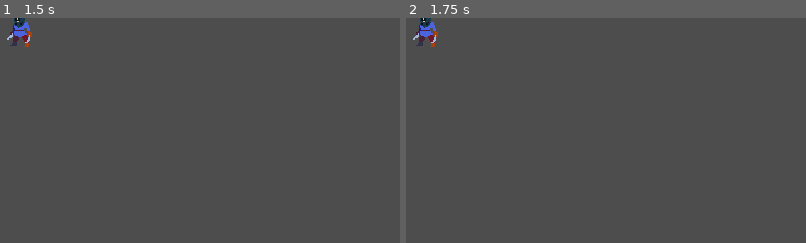
Above: before the commit, frames 1-2 (left to right).
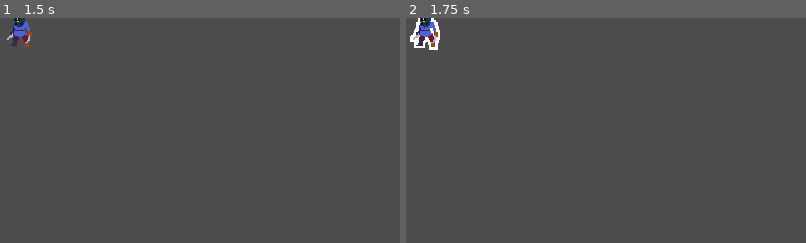
Above: after the commit, the same moments.

Repository: Brunosimoesorlandelli/singleplayer-autobattler
Game: Godot game, scene res://scenes/unit/unit.tscn
The game is run twice, just before and just after one commit, with the same random seed, the same clock (stepped at 60 frames per second) and the same inputs. This scene is started directly instead of the project's main scene.
Inputs (mouse positions are % of the whole screen's width and height, from its top left):
- Up to frame 1 (1.5 s): tap Enter at 0.5 s; move the mouse to (72, 45) at 0.52 s; press the mouse at (72, 45) at 0.53 s; release the mouse at (72, 45) at 1.25 s; tap Space at 1.25 s; drag from (30, 55) to (2, 2) at 1.27 s
- Up to frame 2 (1.75 s): no input
The pictures show only the part of the screen within x 0-50%, y 0-50%; the shares and areas given below are measured in that part.

Frame 1 is identical in both runs. In frame 2, 0.4% of the frame differs, in the area x 1-9%, y 0-15%.
Error before the commit: Invalid access to property or key 'region_rect' on a base object of type 'null instance'. (res://scenes/unit/unit.gd:19)

Commit message:
Day 2
- Drag and Drop
- Highlight Outline

Diff:
--- /dev/null
+++ b/dndautobattler/assets/shaders/2d_outline.gdshader
@@ -0,0 +1,18 @@
+shader_type canvas_item;
+
+uniform vec3 line_colour: source_color = vec3(1.0);
+uniform int line_thickness: hint_range(0, 10) = 1;
+uniform sampler2D screen_texture : hint_screen_texture, repeat_disable, filter_nearest;
+
+void fragment() {
+	vec2 size = SCREEN_PIXEL_SIZE * float(line_thickness);
+	float line_alpha = 0.0;
+	for (float i = -size.x; i <= size.x; i += SCREEN_PIXEL_SIZE.x) {
+		for (float j = -size.y; j <= size.y; j += SCREEN_PIXEL_SIZE.y) {
+			line_alpha += texture(screen_texture, SCREEN_UV + vec2(i, j)).a;
+		}
+	}
+	vec4 colour = texture(screen_texture, SCREEN_UV);
+	vec4 outline = vec4(line_colour, min(line_alpha, 1.0));
+	COLOR *= mix(outline, colour, colour.a);
+}
--- /dev/null
+++ b/dndautobattler/assets/shaders/2d_outline.tres
@@ -0,0 +1,8 @@
+[gd_resource type="ShaderMaterial" load_steps=2 format=3 uid="uid://cl2ovsiiv3w5r"]
+
+[ext_resource type="Shader" uid="uid://ce4dxmewasdns" path="res://assets/shaders/2d_outline.gdshader" id="1_g7mav"]
+
+[resource]
+shader = ExtResource("1_g7mav")
+shader_parameter/line_colour = Color(1, 1, 1, 1)
+shader_parameter/line_thickness = 0
--- /dev/null
+++ b/dndautobattler/components/drag_and_drop.gd
@@ -0,0 +1,61 @@
+class_name DragAndDrop
+extends Node
+
+signal drag_cancelled(starting_position: Vector2)
+signal drag_started
+signal dropped(starting_position: Vector2)
+
+@export var enabled: bool = true
+@export var target: Area2D
+
+var starting_position: Vector2
+var offset := Vector2.ZERO
+var dragging := false
+
+func _ready() -> void:
+	assert(target, "No target set for DragAndDrop Component")
+	target.input_event.connect(_on_target_input_event.unbind(1))
+
+func _process(delta: float) -> void:
+	if dragging and target:
+		target.global_position = target.get_global_mouse_position() + offset
+
+func _input(event: InputEvent) -> void:
+	if dragging and event.is_action_pressed("cancel_drag"):
+		_cancel_dragging()
+	elif dragging and event.is_action_released("select"):
+		_drop()
+
+func _end_dragging() -> void:
+	dragging = false
+	target.remove_from_group("dragging")
+	target.z_index = 0
+
+func _cancel_dragging() -> void:
+	_end_dragging()
+	drag_cancelled.emit(starting_position)
+
+func _start_dragging() -> void:
+	dragging = true
+	starting_position = target.global_position
+	target.add_to_group("grabbing")
+	target.z_index = 99
+	offset = target.global_position - target.get_global_mouse_position()
+	drag_started.emit()
+
+func _drop() -> void:
+	_end_dragging()
+	dropped.emit(starting_position)
+
+func _on_target_input_event(_viewport: Node, event: InputEvent) -> void:
+	if not enabled:
+		return
+
+	#drag only one objetc
+	var dragging_object := get_tree().get_first_node_in_group("dragging")
+	if not dragging and dragging_object:
+		return
+
+	#event listeners
+	if not dragging and event.is_action_pressed("select"):
+		_start_dragging()
--- /dev/null
+++ b/dndautobattler/components/outline_highlighter.gd
@@ -0,0 +1,15 @@
+class_name OutlineHighlighter
+extends Node
+
+@export var visuals: CanvasGroup
+@export var outline_color: Color
+@export_range(1,10) var outline_thickness: int
+
+func _ready() -> void:
+	visuals.material.set_shader_parameter("line_color", outline_color)
+
+func clear_highlight() -> void:
+	visuals.material.set_shader_parameter("line_thickness", 0)
+
+func highlight() -> void:
+	visuals.material.set_shader_parameter("line_thickness", outline_thickness)
--- /dev/null
+++ b/dndautobattler/components/velocity_based_rotation.gd
@@ -0,0 +1,39 @@
+class_name VelocityBasedRotation
+extends Node
+
+@export var enabled: bool = true : set = _set_enabled
+@export var target: Node2D
+@export_range(0.25, 1.5) var lerp_seconds := 0.4
+@export var rotation_multiplier := 120
+@export var x_velocity_threshold := 3.0
+
+var last_position: Vector2
+var velocity: Vector2
+var angle: float
+var progress: float
+var time_elapsed:= 0.0
+
+func _process(delta: float) -> void:
+	if not enabled or not target:
+		return
+
+	velocity = target.global_position - last_position
+	last_position = target.global_position
+	progress = time_elapsed / lerp_seconds
+
+	if abs(velocity.x) > x_velocity_threshold:
+		angle = velocity.normalized().x * rotation_multiplier * delta
+	else:
+		angle = 0.0
+
+	target.rotation = lerp_angle(target.rotation, angle, progress)
+	time_elapsed += delta
+
+	if progress > 1.0:
+		time_elapsed = 0.0
+
+func _set_enabled(value: bool) -> void:
+	enabled = value
+
+	if target and enabled == false:
+		target.rotation = 0.0
--- a/dndautobattler/project.godot
+++ b/dndautobattler/project.godot
@@ -24,8 +24,22 @@
 window/stretch/mode="viewport"
 window/stretch/scale_mode="integer"
 
+[input]
+
+select={
+"deadzone": 0.2,
+"events": [Object(InputEventMouseButton,"resource_local_to_scene":false,"resource_name":"","device":-1,"window_id":0,"alt_pressed":false,"shift_pressed":false,"ctrl_pressed":false,"meta_pressed":false,"button_mask":0,"position":Vector2(0, 0),"global_position":Vector2(0, 0),"factor":1.0,"button_index":1,"canceled":false,"pressed":false,"double_click":false,"script":null)
+]
+}
+cancel_drag={
+"deadzone": 0.2,
+"events": [Object(InputEventMouseButton,"resource_local_to_scene":false,"resource_name":"","device":-1,"window_id":0,"alt_pressed":false,"shift_pressed":false,"ctrl_pressed":false,"meta_pressed":false,"button_mask":0,"position":Vector2(0, 0),"global_position":Vector2(0, 0),"factor":1.0,"button_index":2,"canceled":false,"pressed":false,"double_click":false,"script":null)
+]
+}
+
 [rendering]
 
 textures/canvas_textures/default_texture_filter=0
 renderer/rendering_method="gl_compatibility"
 renderer/rendering_method.mobile="gl_compatibility"
+2d/snap/snap_2d_transforms_to_pixel=true
--- /dev/null
+++ b/dndautobattler/scenes/unit/2d_outline.gdshader
@@ -0,0 +1,14 @@
+shader_type canvas_item;
+
+void vertex() {
+	// Called for every vertex the material is visible on.
+}
+
+void fragment() {
+	// Called for every pixel the material is visible on.
+}
+
+//void light() {
+//	// Called for every pixel for every light affecting the CanvasItem.
+//	// Uncomment to replace the default light processing function with this one.
+//}
--- a/dndautobattler/scenes/unit/unit.gd
+++ b/dndautobattler/scenes/unit/unit.gd
@@ -4,8 +4,16 @@
 
 @export var stats: UnitStats : set = set_stats
 
-@onready var skin: Sprite2D = $Skin
+@onready var skin: Sprite2D = %Skin
 @onready var health_bar: ProgressBar = $HealthBar
+@onready var drag_and_drop: DragAndDrop = $DragAndDrop
+@onready var velocity_based_rotation: VelocityBasedRotation = $VelocityBasedRotation
+@onready var outline_highlighter: OutlineHighlighter = $OutlineHighlighter
+
+func _ready() -> void:
+	if not Engine.is_editor_hint():
+		drag_and_drop.drag_started.connect(_on_drag_started)
+		drag_and_drop.drag_cancelled.connect(_on_drag_canceled)
 
 func set_stats(value: UnitStats) -> void:
 	stats = value
@@ -17,3 +25,28 @@
 		await ready
 
 	skin.region_rect.position = Vector2(stats.skin_coordinates) * Arena.CELL_SIZE
+
+func reset_after_dragging(starting_position: Vector2) -> void:
+	velocity_based_rotation.enabled = false
+	global_position = starting_position
+
+
+func _on_drag_started() -> void:
+	velocity_based_rotation.enabled = true
+
+func _on_drag_canceled(starting_position: Vector2) -> void:
+	reset_after_dragging(starting_position)
+
+
+func _on_mouse_entered() -> void:
+	if drag_and_drop.dragging:
+		return
+	outline_highlighter.highlight()
+	z_index = 1
+
+
+func _on_mouse_exited() -> void:
+	if drag_and_drop.dragging:
+		return
+	outline_highlighter.clear_highlight()
+	z_index = 0
--- a/dndautobattler/scenes/unit/unit.tscn
+++ b/dndautobattler/scenes/unit/unit.tscn
@@ -1,8 +1,12 @@
-[gd_scene load_steps=7 format=3 uid="uid://d05pim02cefc2"]
+[gd_scene load_steps=11 format=3 uid="uid://d05pim02cefc2"]
 
 [ext_resource type="Texture2D" uid="uid://ts8gh387udvm" path="res://assets/rogues.png" id="1_fmv3f"]
 [ext_resource type="Script" uid="uid://fqwqmdufl4yc" path="res://scenes/unit/unit.gd" id="1_fvc8g"]
 [ext_resource type="Resource" uid="uid://cj6qb3ecs6dfq" path="res://data/units/rogue.tres" id="2_vh40f"]
+[ext_resource type="Material" uid="uid://cl2ovsiiv3w5r" path="res://assets/shaders/2d_outline.tres" id="3_3po7s"]
+[ext_resource type="Script" uid="uid://0cosb8nm5yba" path="res://components/drag_and_drop.gd" id="4_bhlit"]
+[ext_resource type="Script" uid="uid://dwrbtufgialtp" path="res://components/velocity_based_rotation.gd" id="5_vgvef"]
+[ext_resource type="Script" uid="uid://dxbf2n4ypgxwa" path="res://components/outline_highlighter.gd" id="7_0wuuu"]
 
 [sub_resource type="RectangleShape2D" id="RectangleShape2D_fmv3f"]
 size = Vector2(36, 36)
@@ -21,8 +25,13 @@
 [node name="Unit" type="Area2D"]
 script = ExtResource("1_fvc8g")
 stats = ExtResource("2_vh40f")
+metadata/_edit_group_ = true
 
-[node name="Sprite2D" type="Sprite2D" parent="."]
+[node name="Visuals" type="CanvasGroup" parent="."]
+material = ExtResource("3_3po7s")
+
+[node name="Skin" type="Sprite2D" parent="Visuals"]
+unique_name_in_owner = true
 position = Vector2(16, 8)
 texture = ExtResource("1_fmv3f")
 region_enabled = true
@@ -41,3 +50,22 @@
 theme_override_styles/fill = SubResource("StyleBoxFlat_fvc8g")
 value = 50.0
 show_percentage = false
+
+[node name="DragAndDrop" type="Node" parent="." node_paths=PackedStringArray("target")]
+script = ExtResource("4_bhlit")
+target = NodePath("..")
+
+[node name="VelocityBasedRotation" type="Node" parent="." node_paths=PackedStringArray("target")]
+script = ExtResource("5_vgvef")
+target = NodePath("../Visuals/Skin")
+lerp_seconds = 0.3
+rotation_multiplier = 45
+
+[node name="OutlineHighlighter" type="Node" parent="." node_paths=PackedStringArray("visuals")]
+script = ExtResource("7_0wuuu")
+visuals = NodePath("../Visuals")
+outline_color = Color(0.997661, 0.943702, 0.855494, 1)
+outline_thickness = 2
+
+[connection signal="mouse_entered" from="." to="." method="_on_mouse_entered"]
+[connection signal="mouse_exited" from="." to="." method="_on_mouse_exited"]
Not shown, added: dndautobattler/assets/shaders/2d_outline.gdshader.uid
Not shown, added: dndautobattler/components/drag_and_drop.gd.uid
Not shown, added: dndautobattler/components/outline_highlighter.gd.uid
Not shown, added: dndautobattler/components/velocity_based_rotation.gd.uid
Not shown, added: dndautobattler/scenes/unit/2d_outline.gdshader.uid
